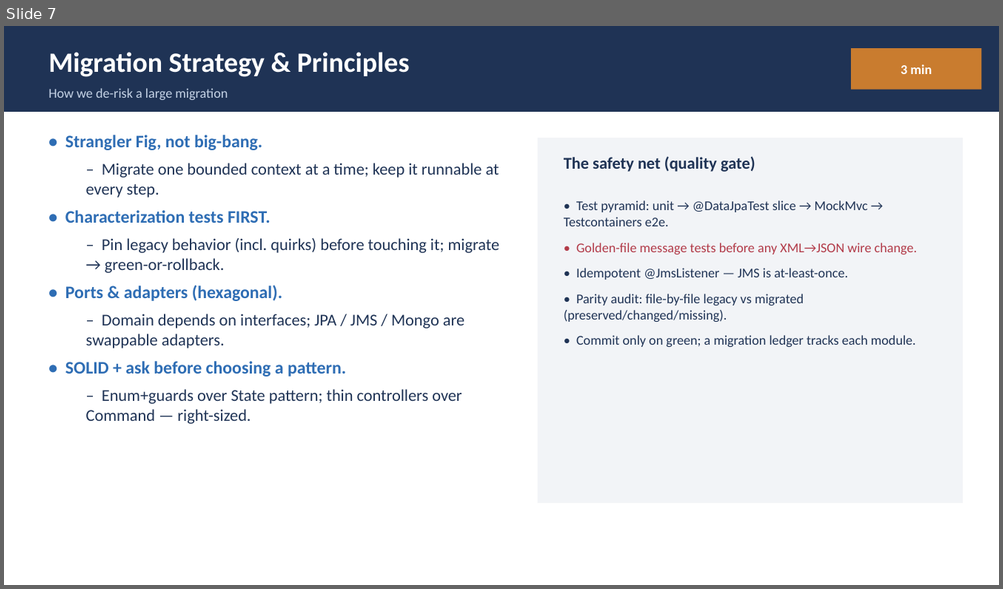
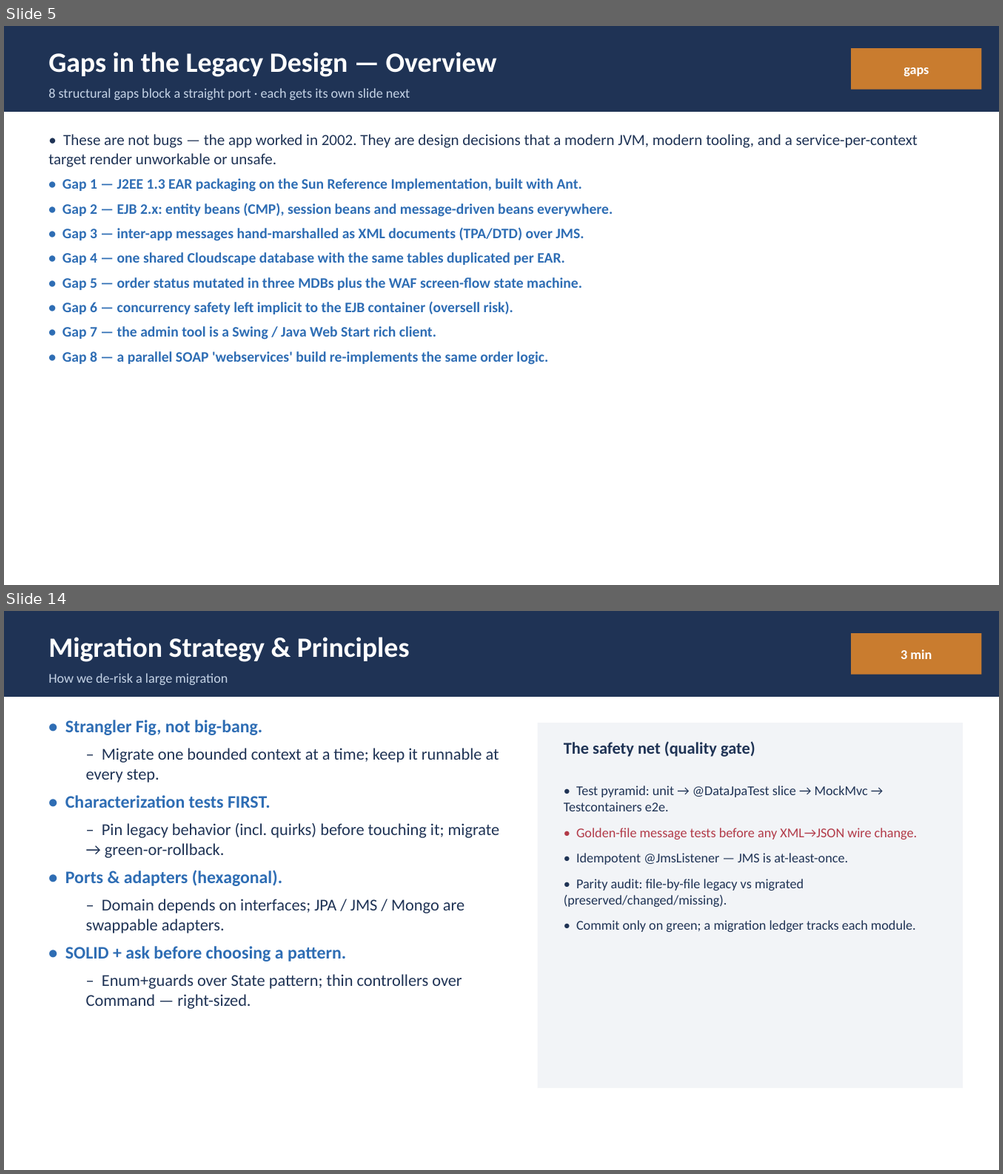
Before and after one commit to Vishak-94/pet-store, a slide deck: docs/PetStore_Demo_45min.pptx. Shown one above the other, each under a label of ours: slide 7 before the commit, slides 5 and 14 after it; the slides between them are not shown. The pictures are 1003x589 and 1003x1174 pixels, drawn with LibreOffice and Linux fonts; fonts in the diff are those of the drawing. Boxes give left, top, right and bottom in pixels: in the first picture for what was removed or moved away, otherwise in the second. Text is boxed around its words. In the diff, an @@ line names an element or a change of style, - is before the commit and + after.

Commit message:
Expand legacy gaps into one detailed slide per gap
Replace the single cramped gaps table + EJB-only primer with:
 - an overview slide listing all 8 gaps, then
 - one full slide per gap (gap_slide helper): what it was in the legacy
   app, why it blocks a straight port, and the migration response, each
   with several detailed bullets.

Gap 2 folds the EJB primer in (session/entity-CMP/MDB + bean-by-bean
Spring mapping). Gaps: J2EE-1.3 EAR/Sun-RI, EJB 2.x, XML-over-JMS,
shared Cloudscape DB, 3-MDB+WAF status, implicit container locking,
Swing/JWS admin, parallel SOAP build. Deck now 26 slides; agenda
gaps section retimed 4->8 min. No shape overflow.

```diff
--- a/docs/PetStore_Demo_45min.pptx
+++ b/docs/PetStore_Demo_45min.pptx
@@ slide 5 added at (x1=4, y1=26, x2=999, y2=585), background #FFFFFF @@
@@ rectangle added at (x1=4, y1=26, x2=999, y2=112), fill #1F3355 @@
@@ text added at (x1=48, y1=52, x2=497, y2=77), 27 pt, text #FFFFFF, bold @@
+Gaps in the Legacy Design — Overview
@@ rectangle added at (x1=851, y1=48, x2=982, y2=90), fill #C97C2F @@
@@ text added at (x1=903, y1=67, x2=928, y2=76), 13 pt, text #FFFFFF, bold @@
+gaps
@@ text added at (x1=48, y1=88, x2=410, y2=100), 13 pt, text #C5D3E6 @@
+8 structural gaps block a straight port · each gets its own slide next
@@ text added at (x1=48, y1=134, x2=917, y2=365), 14 pt, text #2E6DB4, bold @@
+• These are not bugs — the app worked in 2002. They are design decisions that a modern JVM, modern tooling, and a service-per-context target render unworkable or unsafe.
+• Gap 1 — J2EE 1.3 EAR packaging on the Sun Reference Implementation, built with Ant.
+• Gap 2 — EJB 2.x: entity beans (CMP), session beans and message-driven beans everywhere.
+• Gap 3 — inter-app messages hand-marshalled as XML documents (TPA/DTD) over JMS.
+• Gap 4 — one shared Cloudscape database with the same tables duplicated per EAR.
+• Gap 5 — order status mutated in three MDBs plus the WAF screen-flow state machine.
+• Gap 6 — concurrency safety left implicit to the EJB container (oversell risk).
+• Gap 7 — the admin tool is a Swing / Java Web Start rich client.
+• Gap 8 — a parallel SOAP 'webservices' build re-implements the same order logic.
@@ what was slide 7 is now slide 14 @@
```
Also in this commit, not shown: 2 slides changed, 7 other slides added, 1 slide removed, 1 other file.
